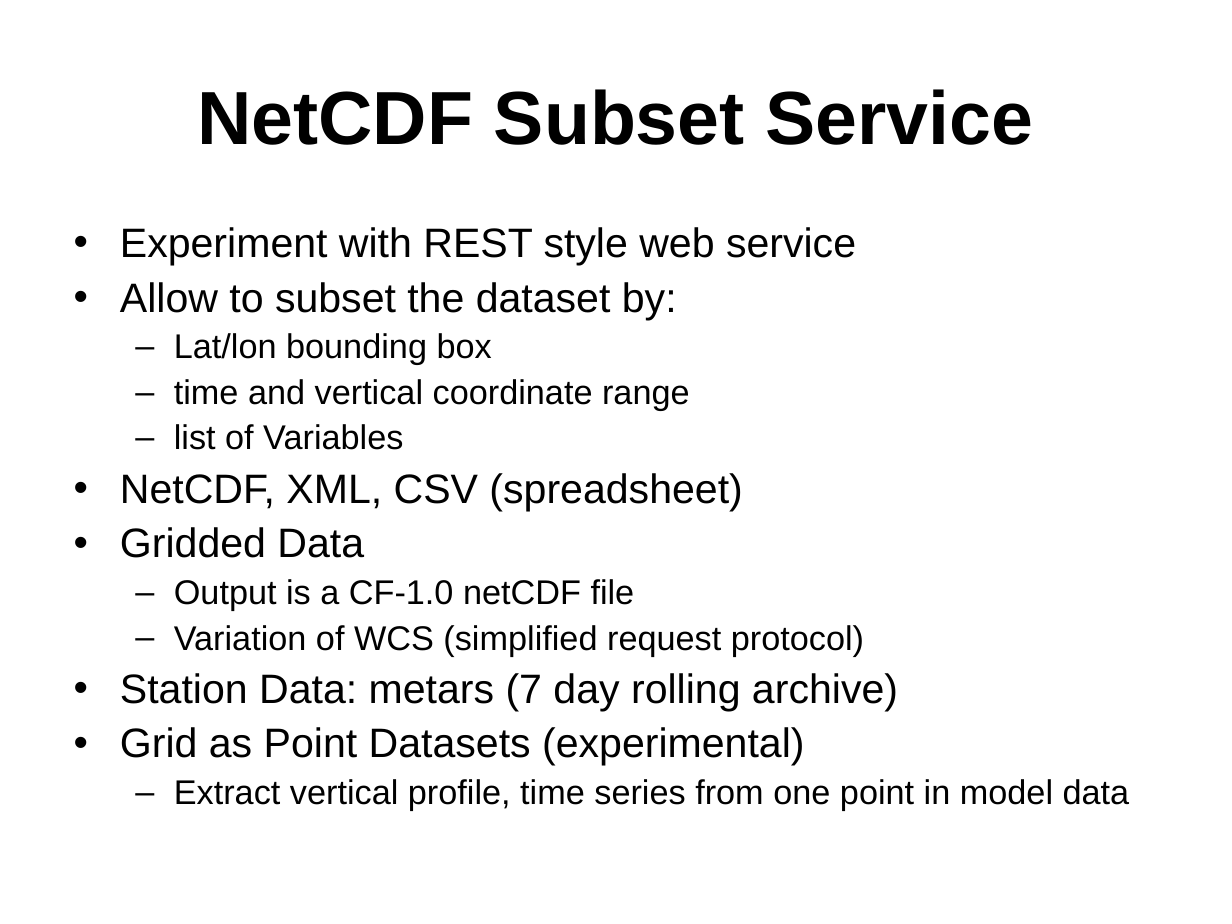
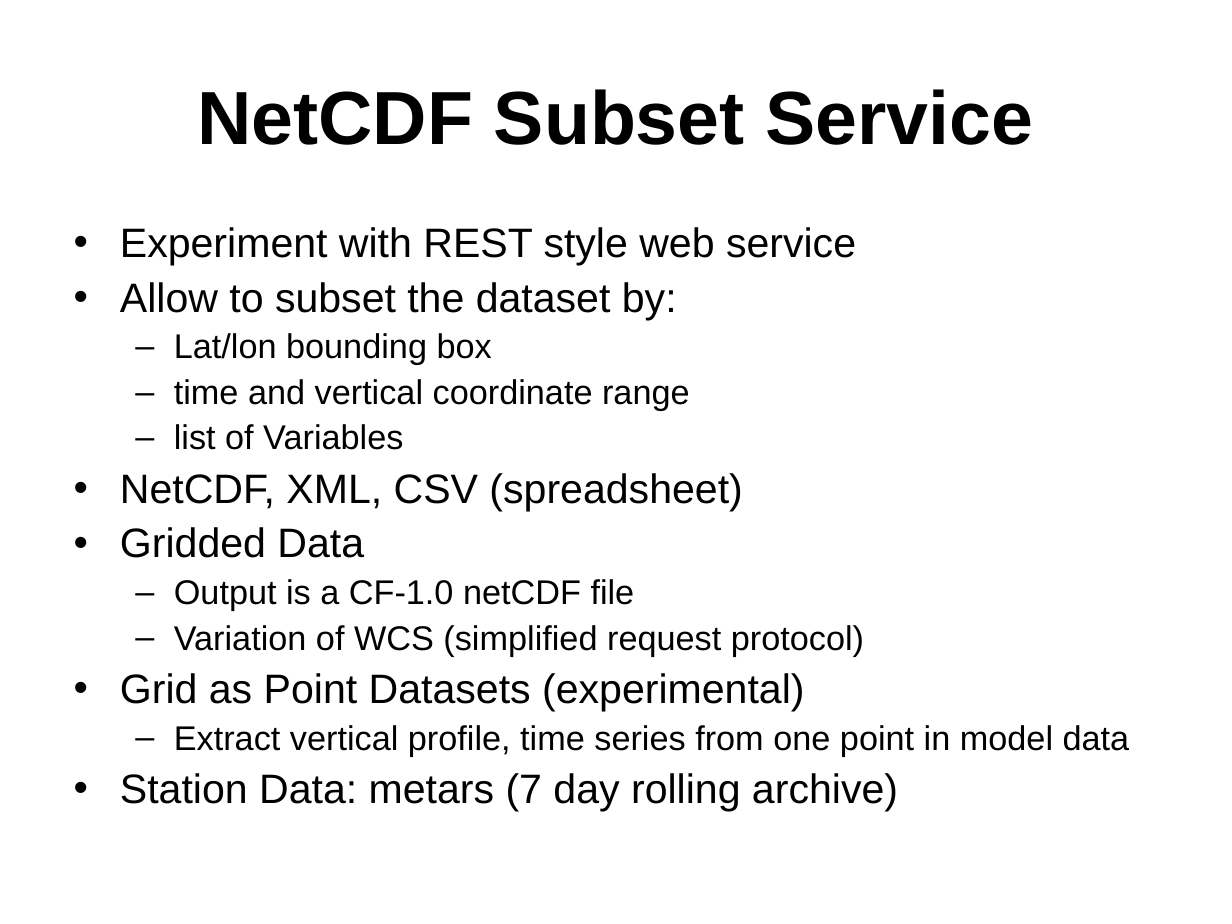
Before and after one commit to ooici-eoi/THREDDS, a slide deck: slide 14 of docs/web/thredds/tech/tutorial/TDSOverview.ppt (slide 11 before the commit). Drawn at 1232x924 pixels with LibreOffice and Linux fonts; fonts in the diff are those of the drawing; background and template pictures are left out. Boxes give left, top, right and bottom in pixels: in the first picture for what was removed or moved away, otherwise in the second. Text is boxed around its words. In the diff, an @@ line names an element or a change of style, - is before the commit and + after.

```diff
--- a/docs/web/thredds/tech/tutorial/TDSOverview.ppt
+++ b/docs/web/thredds/tech/tutorial/TDSOverview.ppt
@@ text at (x1=120, y1=673, x2=898, y2=711): paragraph removed @@
-• Station Data: metars (7 day rolling archive)
@@ text at (x1=120, y1=773, x2=898, y2=811): paragraph added @@
+• Station Data: metars (7 day rolling archive)
```
Also in this commit, not shown: 8 other slides changed, 6 slides added, 8 other files.
